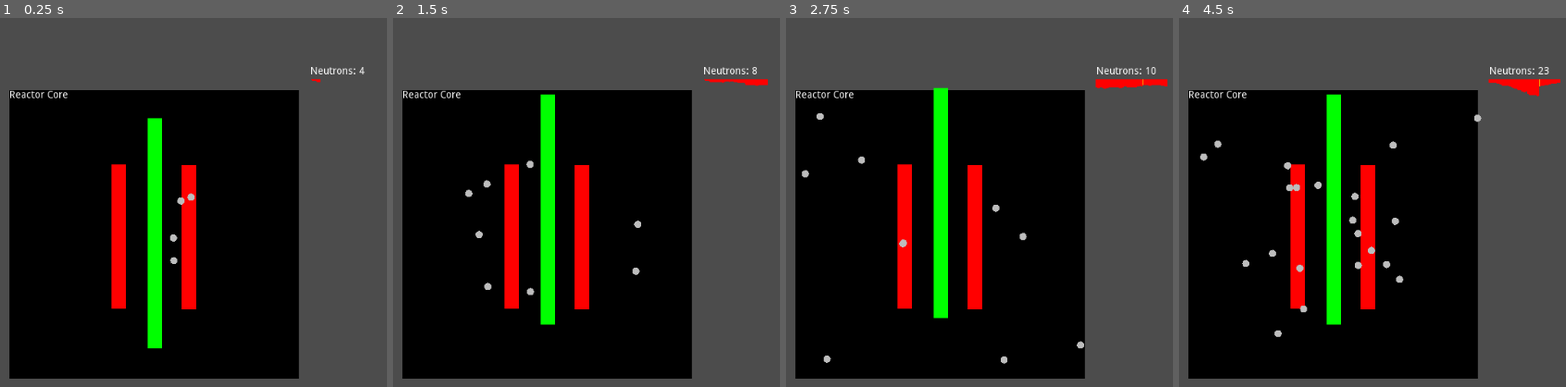
Above: before the commit, frames 1-4 (left to right).
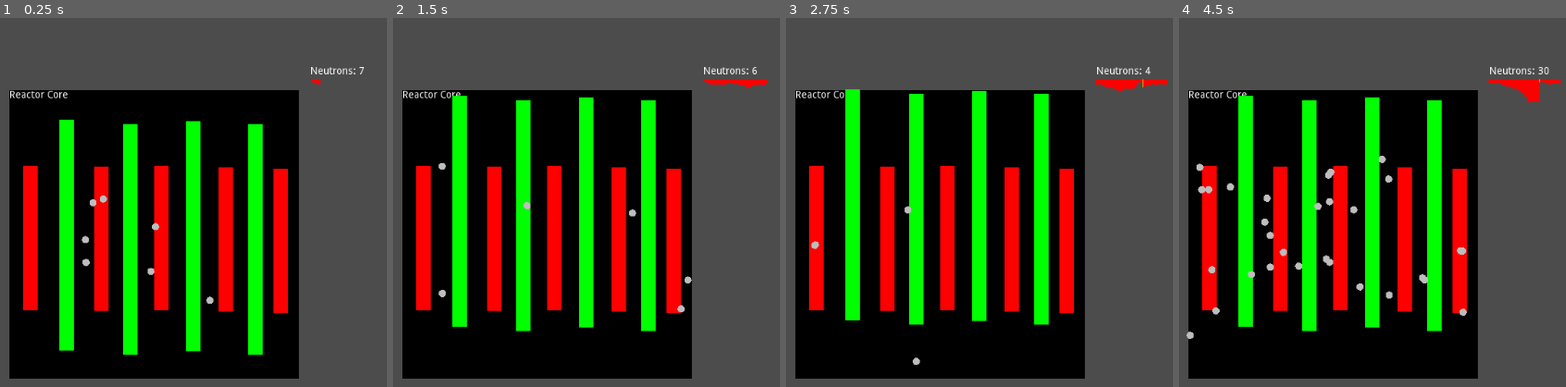
Above: after the commit, the same moments.

Repository: Wavesonics/NuclearReactor
Game: Godot game, scene res://Game.tscn
The game is run twice, just before and just after one commit, with the same random seed, the same clock (stepped at 60 frames per second) and the same inputs.
Inputs:
- Up to frame 1 (0.25 s): no input
- Up to frame 2 (1.5 s): hold Up (ui_up) 0.53-1.28 s; hold Down (ui_down) from 1.28 s (still down)
- Up to frame 3 (2.75 s): release Down (ui_down) at 2.03 s; hold Up (ui_up) from 2.03 s (still down)
- Up to frame 4 (4.5 s): release Up (ui_up) at 3.53 s; hold Down (ui_down) from 3.53 s (still down)

The runs differ from the first frame. In frame 1, 21% of the frame differs, in the area x 5-95%, y 13-92%; in frame 2, 21%; in frame 3, 21%; in frame 4, 22%, in the area x 1-99%, y 13-87%.

Commit message:
MOAR RODS

Diff:
--- a/actors/reactor/Reactor.tscn
+++ b/actors/reactor/Reactor.tscn
@@ -34,12 +34,33 @@
 margin_right = 81.0
 margin_bottom = 14.0
 text = "Reactor Core"
+__meta__ = {
+"_edit_use_anchors_": false
+}
 
 [node name="FuelRod" parent="." instance=ExtResource( 2 )]
-position = Vector2( 150.55, 202.85 )
+position = Vector2( 29.0037, 205.305 )
+
+[node name="ControlRod" parent="." instance=ExtResource( 3 )]
+position = Vector2( 78.6261, 201.005 )
 
 [node name="FuelRod2" parent="." instance=ExtResource( 2 )]
-position = Vector2( 248.5, 203.8 )
+position = Vector2( 126.954, 206.255 )
 
-[node name="ControlRod" parent="." instance=ExtResource( 3 )]
-position = Vector2( 201.4, 198.55 )
+[node name="ControlRod2" parent="." instance=ExtResource( 3 )]
+position = Vector2( 167.023, 207.144 )
+
+[node name="FuelRod3" parent="." instance=ExtResource( 2 )]
+position = Vector2( 210.44, 205.028 )
+
+[node name="ControlRod3" parent="." instance=ExtResource( 3 )]
+position = Vector2( 254.193, 202.233 )
+
+[node name="FuelRod4" parent="." instance=ExtResource( 2 )]
+position = Vector2( 298.837, 207.483 )
+
+[node name="ControlRod4" parent="." instance=ExtResource( 3 )]
+position = Vector2( 340.134, 207.144 )
+
+[node name="FuelRod5" parent="." instance=ExtResource( 2 )]
+position = Vector2( 374.957, 208.711 )
